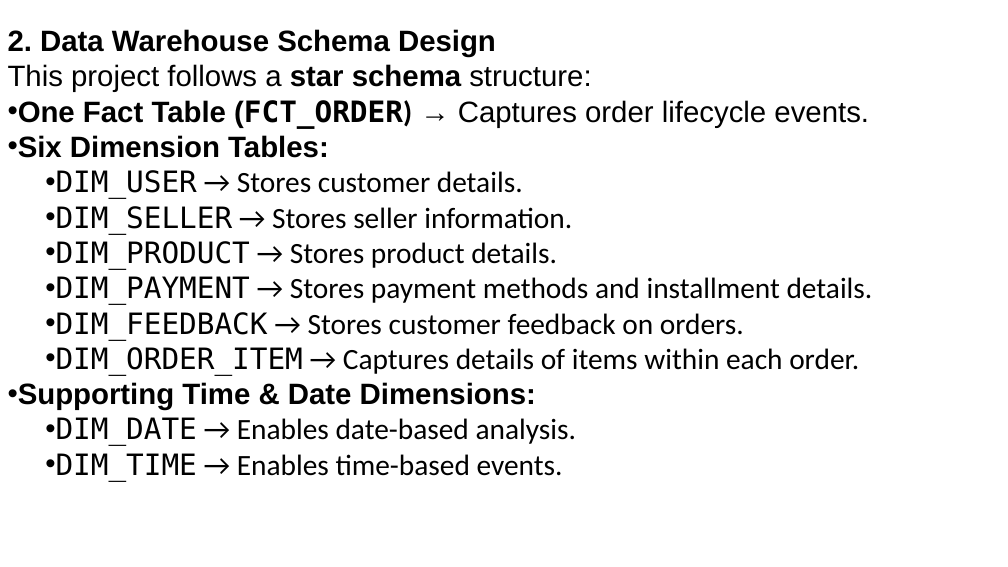
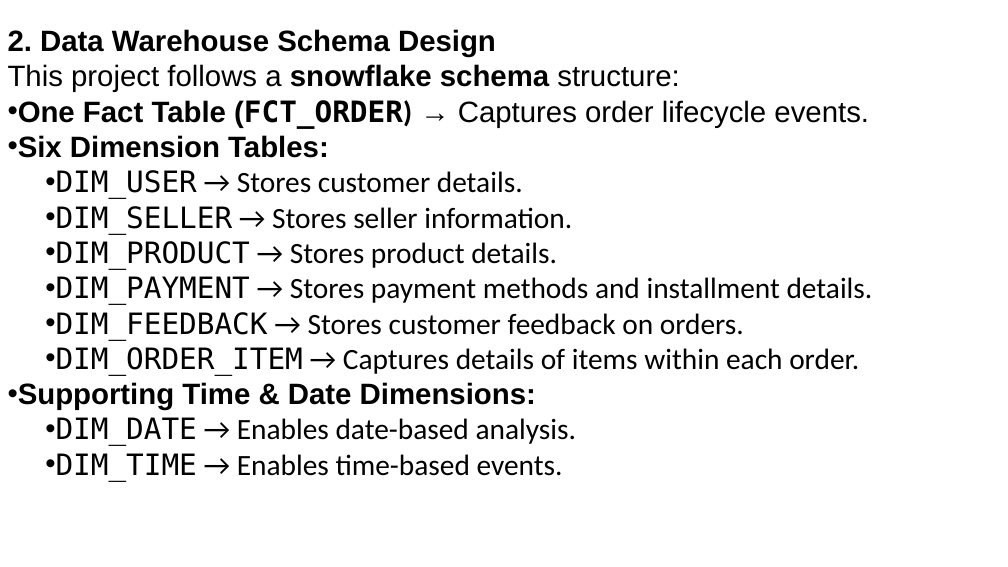
Before and after one commit to AbdulRahmanMohammedEid/E-commerce-Data-Warehouse, a slide deck: slide 42 of e commerce presentation.pptx. Drawn at 1008x567 pixels with LibreOffice and Linux fonts; fonts in the diff are those of the drawing. Boxes give left, top, right and bottom in pixels: in the first picture for what was removed or moved away, otherwise in the second. Text is boxed around its words. In the diff, an @@ line names an element or a change of style, - is before the commit and + after.

```diff
--- a/e commerce presentation.pptx
+++ b/e commerce presentation.pptx
@@ text at (8, 64, 679, 92): text changed @@
-This project follows a star schema structure:
+This project follows a snowflake schema structure:
```
Also in this commit, not shown: 2 other slides changed.
